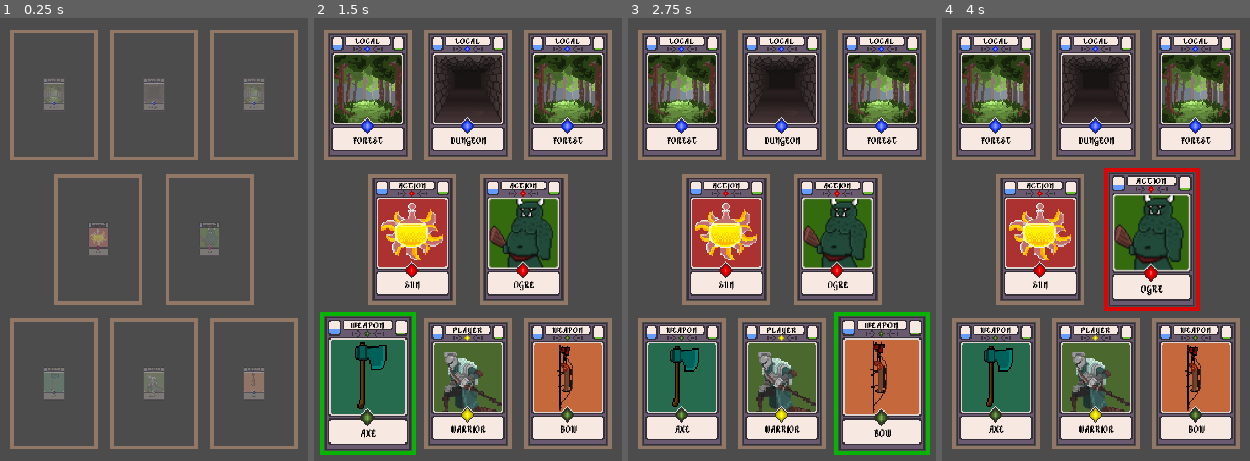
Above: before the commit, frames 1-4 (left to right).
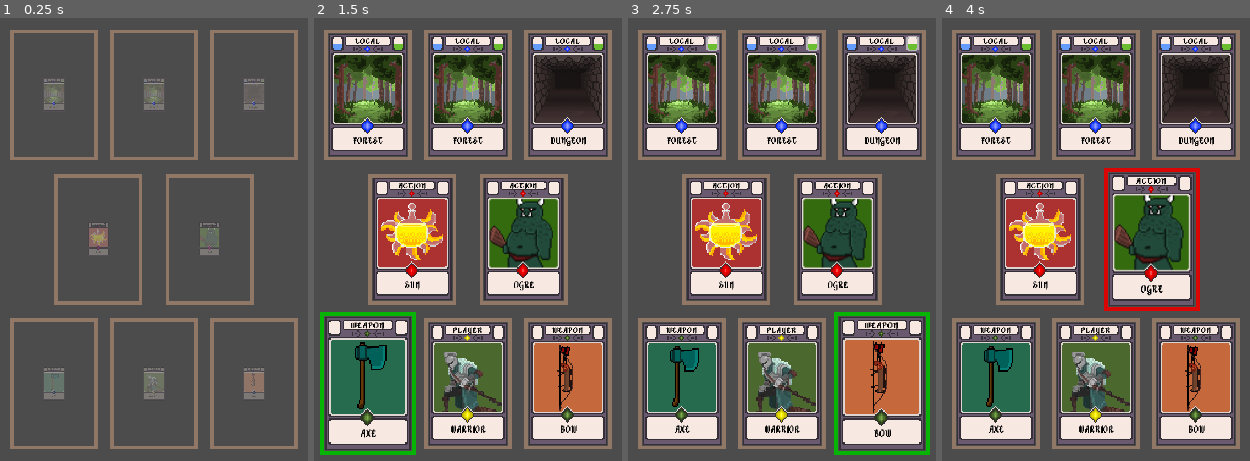
Above: after the commit, the same moments.

Repository: kdds22/Crawler-Card-RPG
Game: Godot game, scene res://scenes/MainCore.tscn
The game is run twice, just before and just after one commit, with the same random seed, the same clock (stepped at 60 frames per second) and the same inputs.
Inputs (mouse positions are in pixels of both pictures, inside the frame that each line leads up to):
- Up to frame 1 (0.25 s): no input
- Up to frame 2 (1.5 s): move the mouse to (468, 381) at 0.52 s; press the mouse at (468, 381) at 0.53 s; move the mouse to (369, 381) at 1.27 s; release the mouse at (369, 381) at 1.28 s; click (369, 381) at 1.35 s
- Up to frame 3 (2.75 s): tap Enter at 2 s; move the mouse to (880, 381) at 2.02 s; press the mouse at (880, 381) at 2.03 s
- Up to frame 4 (4 s): move the mouse to (1040, 239) at 2.77 s; release the mouse at (1040, 239) at 2.78 s; click (1040, 239) at 2.85 s; move the mouse to (1151, 239) at 3.52 s; press the mouse at (1151, 239) at 3.53 s

The runs differ from the first frame. In frame 1, 0.1% of the frame differs, in the area x 14-85%, y 15-80%; in frame 2, 6.5%; in frame 3, 6.7%, in the area x 6-95%, y 4-73%; in frame 4, 6.5%.

Commit message:
Iniando controle de aproximacao do objetivo e do item especial

Diff:
--- a/scenes/CardBase.tscn
+++ b/scenes/CardBase.tscn
@@ -7,13 +7,48 @@
 [ext_resource path="res://assets/cartas/joias_1.png" type="Texture" id=5]
 [ext_resource path="res://assets/cartas/progress_bar_bg.png" type="Texture" id=6]
 [ext_resource path="res://assets/cartas/progress_bar_pg2.png" type="Texture" id=7]
-[ext_resource path="res://assets/cartas/progress_bar_pg.png" type="Texture" id=8]
+[ext_resource path="res://assets/cartas/progress_bar_bg_white.png" type="Texture" id=8]
+[ext_resource path="res://assets/cartas/progress_bar_pg.png" type="Texture" id=9]
 
 [sub_resource type="DynamicFont" id=1]
 font_data = ExtResource( 4 )
 
 [sub_resource type="DynamicFont" id=2]
 font_data = ExtResource( 4 )
+
+[sub_resource type="Animation" id=7]
+resource_name = "signal"
+length = 2.0
+loop = true
+tracks/0/type = "value"
+tracks/0/path = NodePath("Signal:modulate")
+tracks/0/interp = 1
+tracks/0/loop_wrap = true
+tracks/0/imported = false
+tracks/0/enabled = true
+tracks/0/keys = {
+"times": PoolRealArray( 0.5, 0.9, 1.3 ),
+"transitions": PoolRealArray( 1, 1, 1 ),
+"update": 0,
+"values": [ Color( 1, 1, 1, 0 ), Color( 1, 1, 1, 1 ), Color( 1, 1, 1, 0 ) ]
+}
+
+[sub_resource type="Animation" id=8]
+resource_name = "signal"
+length = 2.0
+loop = true
+tracks/0/type = "value"
+tracks/0/path = NodePath("Signal:modulate")
+tracks/0/interp = 1
+tracks/0/loop_wrap = true
+tracks/0/imported = false
+tracks/0/enabled = true
+tracks/0/keys = {
+"times": PoolRealArray( 0.5, 0.9, 1.3 ),
+"transitions": PoolRealArray( 1, 1, 1 ),
+"update": 0,
+"values": [ Color( 1, 1, 1, 0 ), Color( 1, 1, 1, 1 ), Color( 1, 1, 1, 0 ) ]
+}
 
 [sub_resource type="RectangleShape2D" id=3]
 extents = Vector2( 29, 46 )
@@ -219,6 +254,14 @@
 fill_mode = 3
 nine_patch_stretch = true
 
+[node name="Signal" type="Sprite" parent="Sprite/TextureProgressGoal"]
+modulate = Color( 1, 1, 1, 0 )
+texture = ExtResource( 8 )
+centered = false
+
+[node name="Anim" type="AnimationPlayer" parent="Sprite/TextureProgressGoal"]
+anims/signal = SubResource( 7 )
+
 [node name="TextureProgressItem" type="TextureProgress" parent="Sprite"]
 anchor_left = 0.5
 anchor_top = 0.5
@@ -231,9 +274,17 @@
 step = 5.0
 value = 40.0
 texture_under = ExtResource( 6 )
-texture_progress = ExtResource( 8 )
+texture_progress = ExtResource( 9 )
 fill_mode = 3
 nine_patch_stretch = true
+
+[node name="Signal" type="Sprite" parent="Sprite/TextureProgressItem"]
+modulate = Color( 1, 1, 1, 0 )
+texture = ExtResource( 8 )
+centered = false
+
+[node name="Anim" type="AnimationPlayer" parent="Sprite/TextureProgressItem"]
+anims/signal = SubResource( 8 )
 
 [node name="CollisionShape2D" type="CollisionShape2D" parent="."]
 visible = false
--- a/scripts/CardBase.gd
+++ b/scripts/CardBase.gd
@@ -98,12 +98,22 @@
 
 # Chamado ao Instanciar uma Carta
 func _ready() -> void:
+	$Sprite/TextureProgressGoal.value = card_distance_goal
+	$Sprite/TextureProgressItem.value = card_distance_special_item
 	pickable(false)
 	for i in self.get_groups():
 		if i != 'root_canvas131' and i != '_vp_input1118':
 #			print(card_name, " Pertence ao Grupo -> "+i)
 			pass
-
+	if card_type == "Local":
+		print(card_distance_goal, " e ", card_distance_special_item)
+		if card_distance_goal > card_distance_special_item:
+			$Sprite/TextureProgressGoal/Anim.play("signal")
+		elif card_distance_goal < card_distance_special_item:
+			$Sprite/TextureProgressItem/Anim.play("signal")
+		else:
+			$Sprite/TextureProgressGoal/Anim.play("signal")
+			$Sprite/TextureProgressItem/Anim.play("signal")
 	pass # func _ready
 
 
@@ -116,8 +126,23 @@
 	set_name_desc(value["Name"])
 	set_card_group(value["Group"])
 	set_card_index(value["Index"])
+	set_card_distance_goal(value["Distance_Goal"])
+	set_card_distance_special_item(value["Distance_Special_Item"])
 
 	pass # func set_card_atributes
+
+
+# SETa-GETa as distancias do Objetivo e de Itens Especiais
+func set_card_distance_goal(value : int) -> void:
+	card_distance_goal = value
+func get_card_distance_goal() -> int:
+	return card_distance_goal
+###################################################
+func set_card_distance_special_item(value : int) -> void:
+	card_distance_special_item = value
+func get_card_distance_special_item() -> int:
+	return card_distance_special_item
+# func SET-GET card_distance - goal/special_item
 
 
 #SETa o INDEX (do "parent") correspondente na MESA
--- a/scripts/MainCore.gd
+++ b/scripts/MainCore.gd
@@ -14,6 +14,9 @@
 # Para cada Position2D dentro de $Cards,
 # instancia uma carta base (CardBase)
 func _ready() -> void:
+
+	CoreSystemManager.set_distance_difficulty(5)
+
 	randomize()
 	for i in all_pos:
 		#print(i.get_groups()) # printa o grupo do respectivo Node
--- a/scripts/global/CardManager.gd
+++ b/scripts/global/CardManager.gd
@@ -167,7 +167,9 @@
 		name = "Forest"
 		image = image_local[1]
 
-	var local = return_card_info(type, name, image, group, 0, "", false, Color(.05,.05,1.5,1), index, 0, 0)
+	var start_distances : Array = CoreSystemManager.start_card_distance()
+
+	var local = return_card_info(type, name, image, group, 0, "", false, Color(.05,.05,1.5,1), index, start_distances[0], start_distances[1])
 	#Tipo, Nome, Imagem, Group, Power, Description, Has_Item, Moldure_Color, Index, Distance_Goal, Distance_Special_Item
 
 	match group:
@@ -195,7 +197,9 @@
 	#Tipo, Nome, Imagem, Group, Power, Description, Has_Item, Moldure_Color, Index, Distance_Goal, Distance_Special_Item
 
 	ref_player = player
-	print()
+
+	print()
+
 #	print("Player Referencias: ", ref_player)
 
 	return player
@@ -210,6 +214,14 @@
 	var name : String
 	var image : String
 	var local_chance : int
+
+	if info["Distance_Goal"] > info["Distance_Special_Item"]:
+		CoreSystemManager.increment_quest_distance()
+	else:
+		CoreSystemManager.increment_special_item_distance()
+
+	var distance_goal = CoreSystemManager.goal_distance
+	var distance_special_item = CoreSystemManager.special_item_distance
 
 	if change:
 		local_chance = CoreSystemManager.get_chance()
@@ -222,7 +234,10 @@
 	else:
 		name = CoreSystemManager.actual_card_local["Name"]
 		image = CoreSystemManager.actual_card_local["Image"]
-	var local = return_card_info(type, name, image, info["Group"], 0, "", false, Color(.05,.05,1.5,1), info["Index"], 0, 0)
+
+
+
+	var local = return_card_info(type, name, image, info["Group"], 0, "", false, Color(.05,.05,1.5,1), info["Index"], distance_goal, distance_special_item)
 	#Tipo, Nome, Imagem, Group, Power, Description, Has_Item, Moldure_Color, Index, Distance_Goal, Distance_Special_Item
 	print()
 	print("random local -> ", info)
--- a/scripts/global/CoreSystemManager.gd
+++ b/scripts/global/CoreSystemManager.gd
@@ -100,10 +100,12 @@
 	pass # func increment_special_item_distance
 
 
-func start_card_distance() -> void:
+# Inicializa valores para
+func start_card_distance() -> Array:
 	if get_chance() <= 50:
 		goal_distance = 51
 		special_item_distance = 49
 	else:
 		special_item_distance = 51
 		goal_distance = 49
+	return [goal_distance, special_item_distance]
Binary file added: assets/cartas/progress_bar_bg_white.png
Not shown, added: assets/cartas/progress_bar_bg_white.png.import
Not shown: 1 places in scenes/CardBase.tscn that only renumber resources
